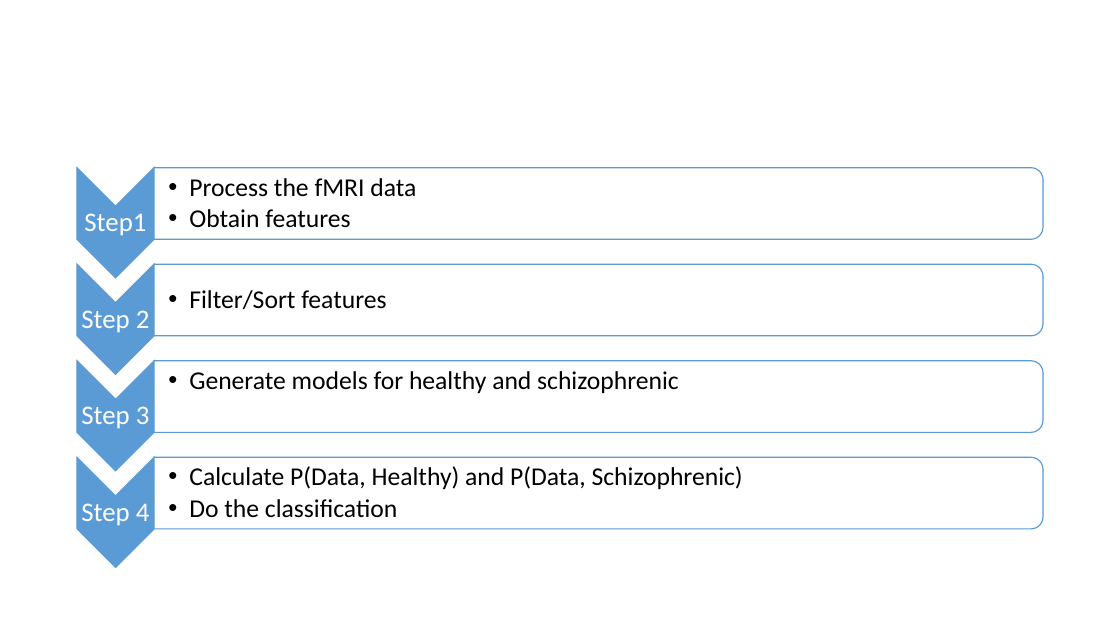
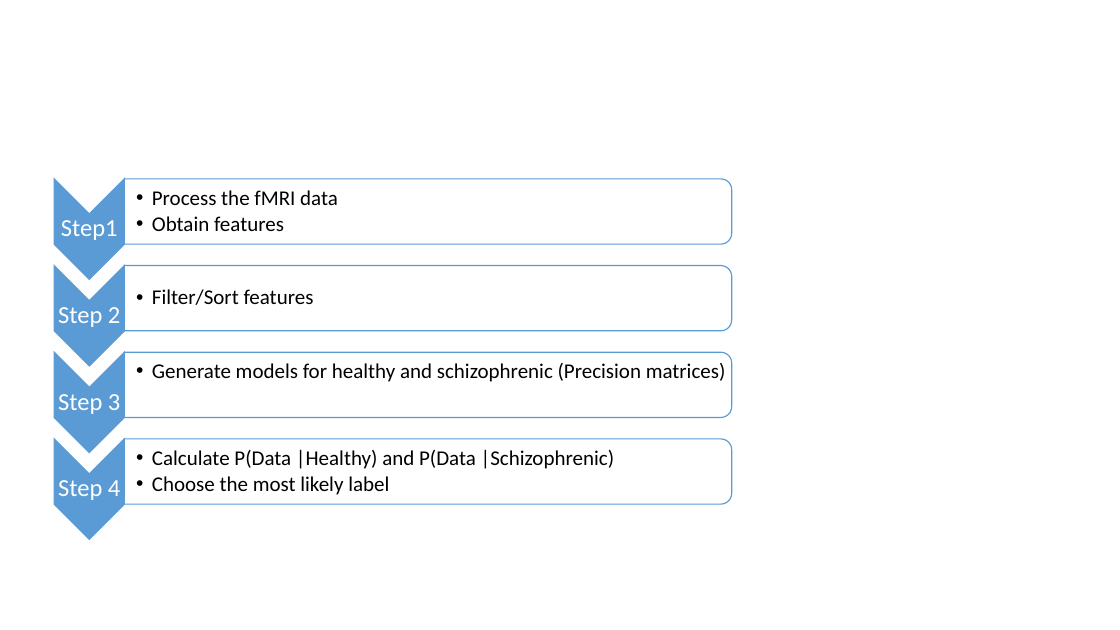
Before and after one commit to CMPUT659T4/cmput659_project, a slide deck: slide 5 of FinalPresentation Figures.pptx. Drawn at 1120x630 pixels with LibreOffice and Linux fonts; fonts in the diff are those of the drawing. Boxes give left, top, right and bottom in pixels: in the first picture for what was removed or moved away, otherwise in the second. Text is boxed around its words. In the diff, an @@ line names an element or a change of style, - is before the commit and + after.

```diff
--- a/FinalPresentation Figures.pptx
+++ b/FinalPresentation Figures.pptx
@@ chevron: place and size @@
-chevron at [77, 168, 154, 278]
+chevron at [54, 179, 125, 279]
@@ round same rect: place and size @@
-round same rect at [154, 168, 1043, 239]
+round same rect at [125, 179, 732, 244]
@@ text "Process the fMRI data" at [152, 190, 338, 231]: size 22 to 18 pt; indent changed @@
@@ text "Process the fMRI data": place and size @@
-text "Process the fMRI data" at [189, 178, 416, 228]
+text "Process the fMRI data" at [152, 190, 338, 231]
@@ text "Step1": place and size @@
-text "Step1" at [84, 213, 146, 236]
+text "Step1" at [61, 220, 118, 240]
@@ chevron: place and size @@
-chevron at [77, 264, 154, 374]
+chevron at [54, 266, 125, 366]
@@ text "Filter/Sort features": place and size @@
-text "Filter/Sort features" at [189, 290, 386, 309]
+text "Filter/Sort features" at [152, 289, 314, 305]
@@ text "Filter/Sort features" at [152, 289, 314, 305]: size 22 to 18 pt; indent changed @@
@@ round same rect: place and size @@
-round same rect at [154, 264, 1043, 336]
+round same rect at [125, 265, 732, 331]
@@ text "Step 2": place and size @@
-text "Step 2" at [81, 310, 150, 333]
+text "Step 2" at [58, 307, 120, 327]
@@ chevron: place and size @@
-chevron at [77, 361, 154, 471]
+chevron at [54, 352, 125, 452]
@@ round same rect: place and size @@
-round same rect at [154, 361, 1043, 432]
+round same rect at [125, 352, 732, 418]
@@ text "Step 3": place and size @@
-text "Step 3" at [81, 406, 150, 429]
+text "Step 3" at [58, 394, 120, 414]
@@ text at [152, 363, 726, 382]: text changed; size 22 to 18 pt @@
-  •• Generate models for healthy and schizophrenic
+  •• Generate models for healthy and schizophrenic (Precision matrices)
@@ chevron: place and size @@
-chevron at [77, 457, 154, 568]
+chevron at [54, 439, 125, 539]
@@ round same rect: place and size @@
-round same rect at [154, 457, 1043, 529]
+round same rect at [125, 439, 732, 505]
@@ text at [152, 449, 614, 495]: text changed; size 22 to 18 pt @@
-  •• Calculate P(Data, Healthy) and P(Data, Schizophrenic)
-  •• Do the classification
+  •• Calculate P(Data |Healthy) and P(Data |Schizophrenic)
+  •• Choose the most likely label
@@ size 23 to 21 pt in 4 elements at [58, 307, 120, 327], [61, 220, 118, 240], [58, 394, 120, 414], [58, 480, 120, 500] @@
@@ text "Step 4": place and size @@
-text "Step 4" at [81, 503, 150, 526]
+text "Step 4" at [58, 480, 120, 500]
```
Also in this commit, not shown: 4 slides added, 8 other files.
